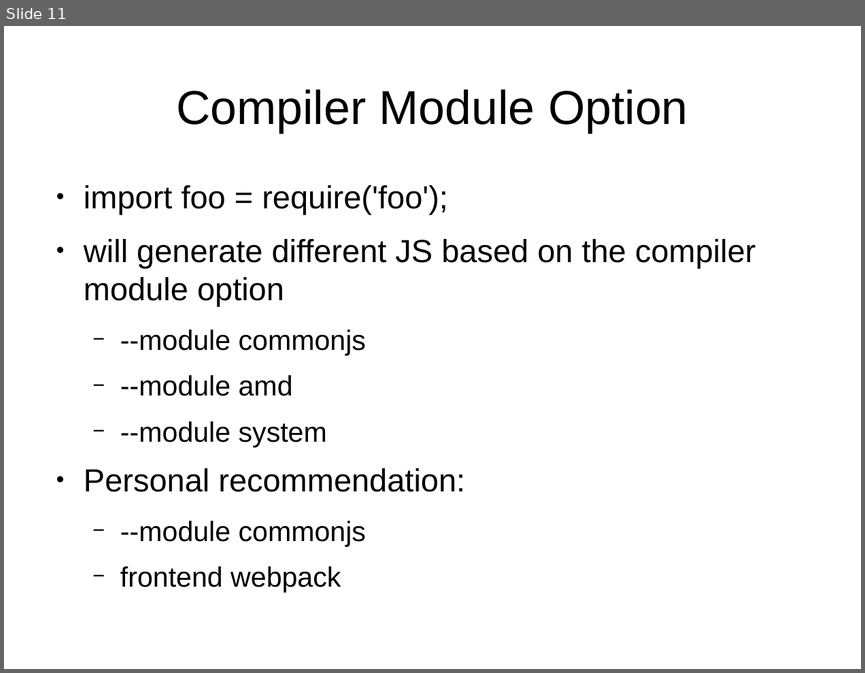
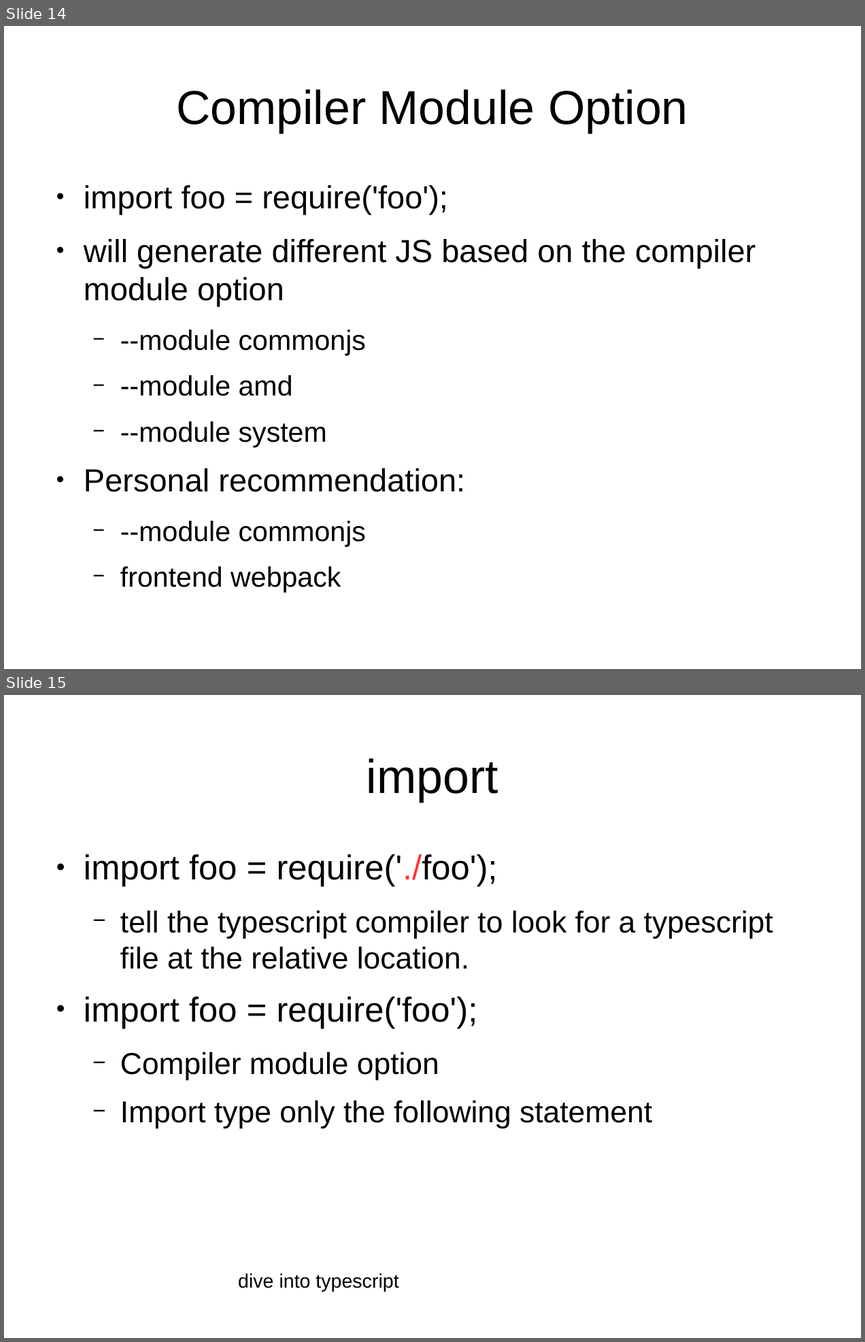
Before and after one commit to sallop/til, a slide deck: typescript.odp. Shown one above the other, each under a label of ours: slide 11 before the commit, slides 14 and 15 after it. The pictures are 865x673 and 865x1342 pixels, drawn with LibreOffice and Linux fonts; fonts in the diff are those of the drawing. Boxes give left, top, right and bottom in pixels: in the first picture for what was removed or moved away, otherwise in the second. Text is boxed around its words. In the diff, an @@ line names an element or a change of style, - is before the commit and + after.

```diff
--- a/typescript.odp
+++ b/typescript.odp
@@ slide 15 added at [4,695,861,1338], background #FFFFFF @@
@@ title added at [366,758,498,802], 44 pt, text #000000 @@
+import
@@ text added at [84,854,773,1128], 28 pt, text #000000 @@
+● import foo = require('./foo');
+  − tell the typescript compiler to look for a typescript file at the relative location.
+● import foo = require('foo');
+  − Compiler module option
+  − Import type only the following statement
@@ text added at [238,1273,398,1291], 18 pt, text #000000 @@
+dive into typescript
@@ what was slide 11 is now slide 14 @@
```
Also in this commit, not shown: 1 slide changed, 6 other slides added.
